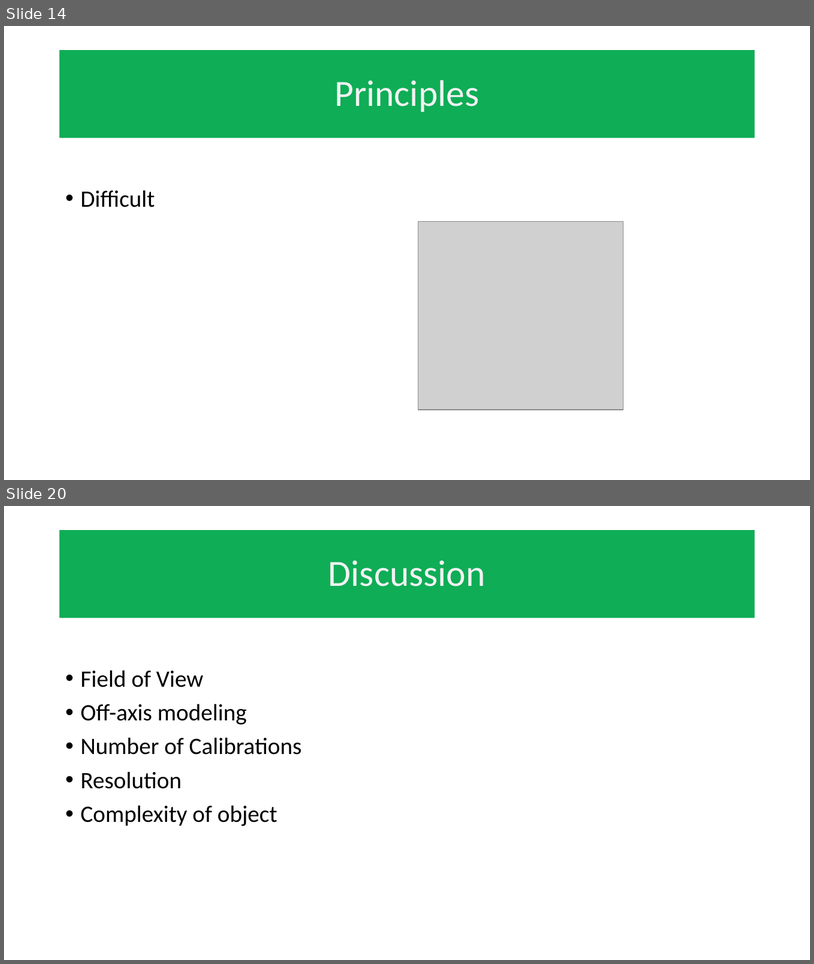
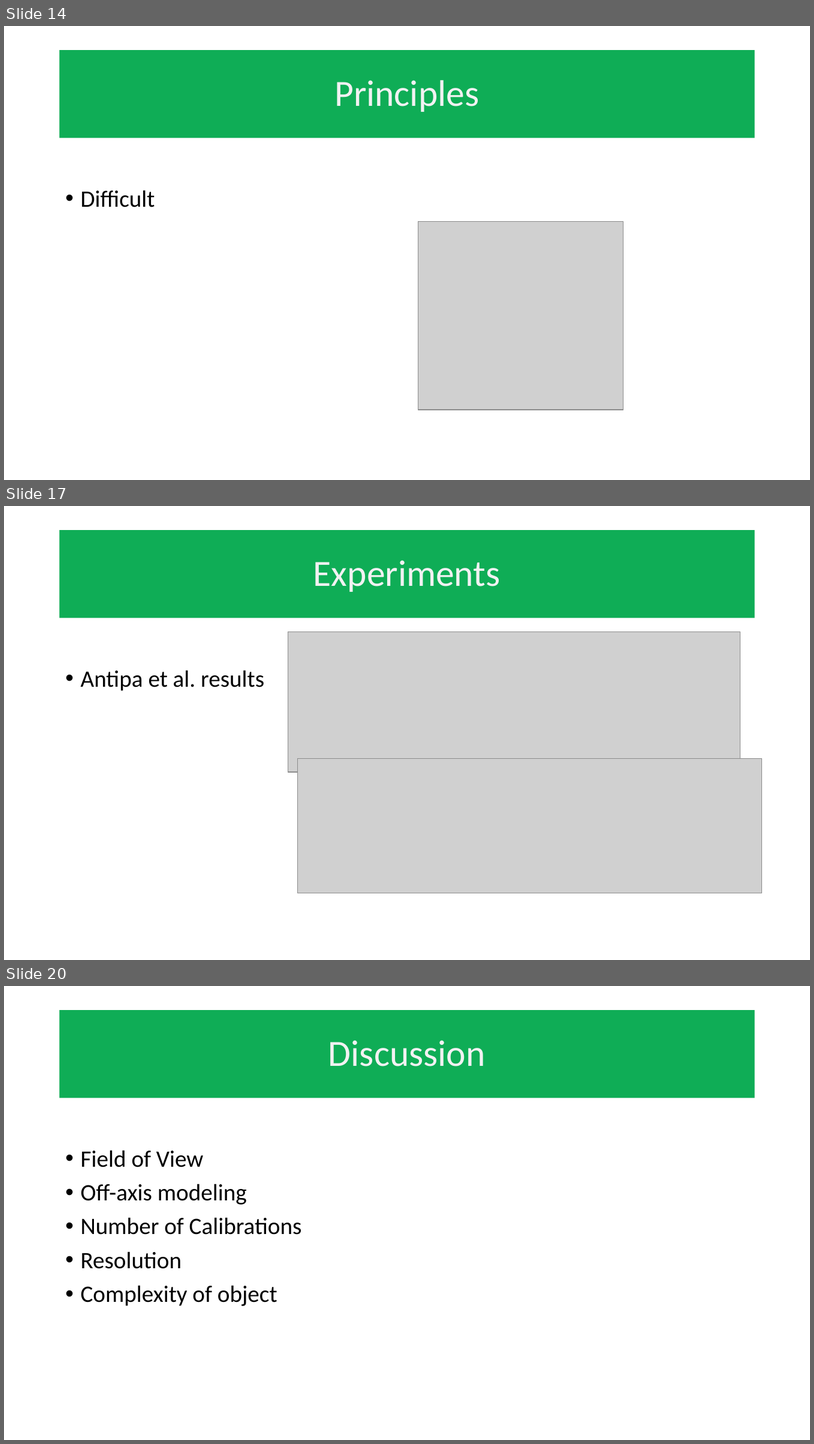
Before and after one commit to mathFPGAseek/und_eecs590_F21, a slide deck: diffuser_cam_20211202_rev1.pptx. Shown one above the other, each under a label of ours: slides 14 and 20 before the commit, slides 14, 17 and 20 after it; the slides between them are not shown. The pictures are 814x964 and 814x1444 pixels, drawn with LibreOffice and Linux fonts; fonts in the diff are those of the drawing; grey boxes stand for pictures; background and template pictures are left out. Boxes give left, top, right and bottom in pixels: in the first picture for what was removed or moved away, otherwise in the second. Text is boxed around its words. In the diff, an @@ line names an element or a change of style, - is before the commit and + after.

```diff
--- a/diffuser_cam_20211202_rev1.pptx
+++ b/diffuser_cam_20211202_rev1.pptx
@@ slide 17 added at (4, 506, 810, 960), background #FFFFFF @@
@@ title added at (60, 530, 755, 618), fill #0FAD56, 44 pt, text #F2F2F2 @@
+Experiments
@@ picture added at (288, 632, 741, 772) @@
@@ text added at (81, 670, 264, 691), 28 pt, text #000000 @@
+• Antipa et al. results
@@ picture added at (297, 758, 762, 893) @@
```
Also in this commit, not shown: 4 slides changed, 5 other slides added, 8 slides removed.
